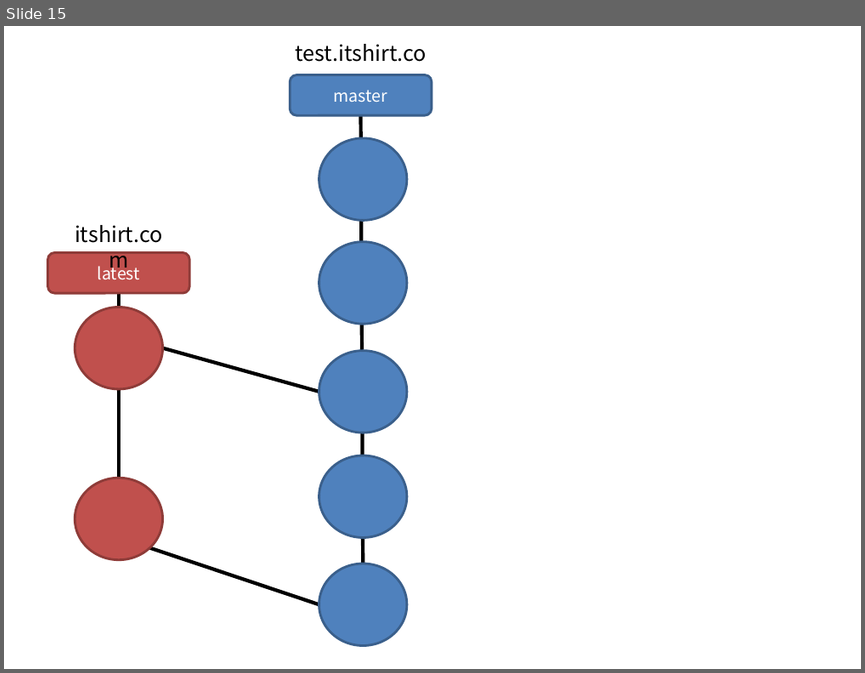
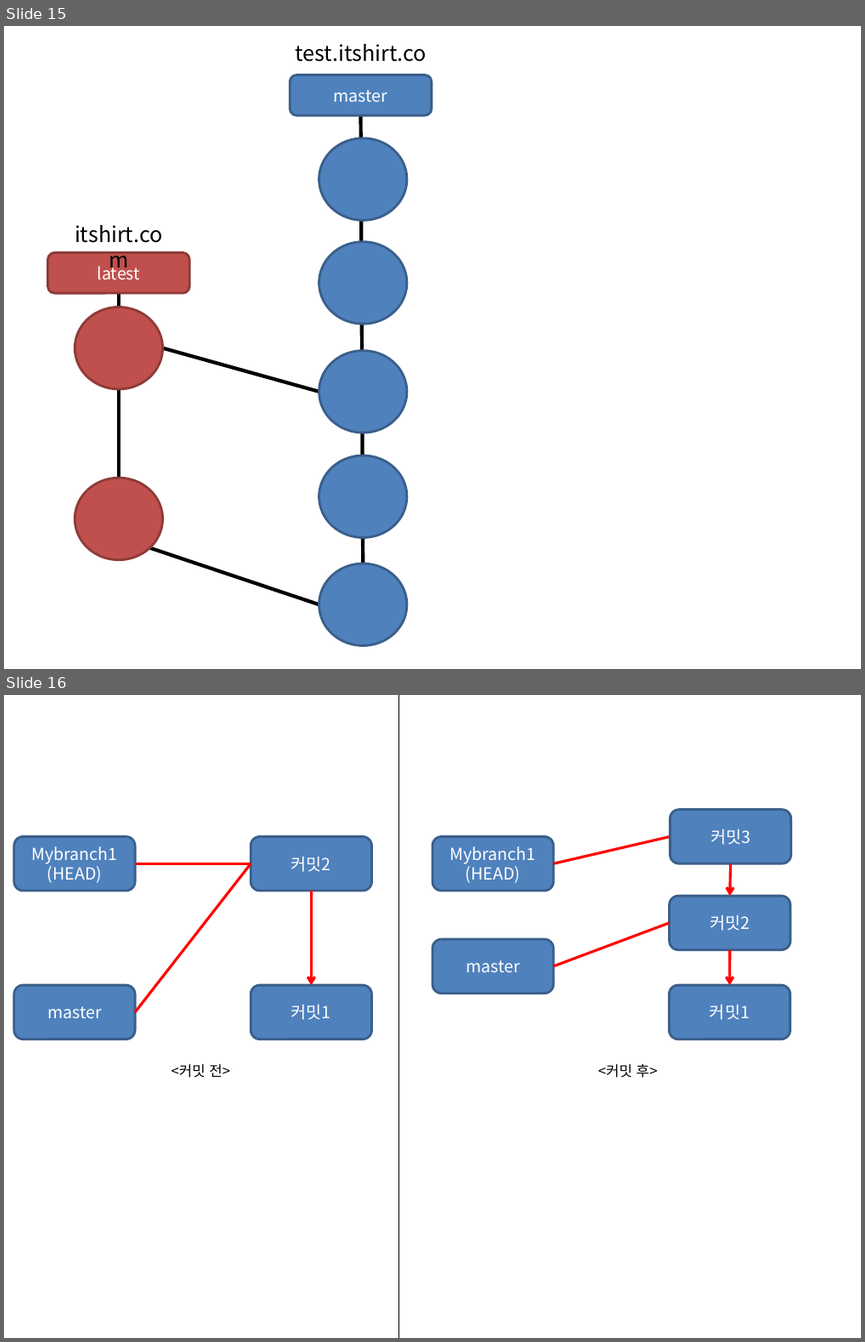
Before and after one commit to devToroko/git_study, a slide deck: 이미지작업.pptx. Shown one above the other, each under a label of ours: slide 15 before the commit, slides 15 and 16 after it. The pictures are 865x673 and 865x1342 pixels, drawn with LibreOffice and Linux fonts; fonts in the diff are those of the drawing. Boxes give left, top, right and bottom in pixels: in the first picture for what was removed or moved away, otherwise in the second. Text is boxed around its words. In the diff, an @@ line names an element or a change of style, - is before the commit and + after.

```diff
--- a/이미지작업.pptx
+++ b/이미지작업.pptx
@@ slide 16 added at bbox=[4, 695, 861, 1338], background #FFFFFF @@
@@ line added from (399, 695) to (399, 1338), #000000 0.75 pt @@
@@ rounded rectangle added at bbox=[670, 810, 790, 864], fill #4F81BD, outline #3A5F8C 2 pt, 14 pt, text #FFFFFF @@
+커밋3
@@ rounded rectangle added at bbox=[432, 836, 553, 891], fill #4F81BD, outline #3A5F8C 2 pt, 14 pt, text #FFFFFF @@
+Mybranch1
+(HEAD)
@@ line added from (553, 864) to (670, 836), #FF0000 2.25 pt @@
@@ arrow added from (731, 864) to (730, 896), #FF0000 2.25 pt @@
@@ group added at bbox=[14, 836, 371, 1038]: 4 rounded rectangles, 2 lines, 1 arrow @@
+master
+Mybranch1
+(HEAD)
+커밋2
+커밋1
@@ rounded rectangle added at bbox=[669, 896, 789, 949], fill #4F81BD, outline #3A5F8C 2 pt, 14 pt, text #FFFFFF @@
+커밋2
@@ line added from (553, 966) to (669, 923), #FF0000 2.25 pt @@
@@ rounded rectangle added at bbox=[432, 939, 553, 993], fill #4F81BD, outline #3A5F8C 2 pt, 14 pt, text #FFFFFF @@
+master
@@ arrow added from (730, 949) to (730, 985), #FF0000 2.25 pt @@
@@ rounded rectangle added at bbox=[669, 985, 789, 1038], fill #4F81BD, outline #3A5F8C 2 pt, 14 pt, text #FFFFFF @@
+커밋1
@@ text added at bbox=[171, 1064, 230, 1077], 12 pt, text #000000 @@
+<커밋 전>
@@ text added at bbox=[598, 1064, 658, 1077], 12 pt, text #000000 @@
+<커밋 후>
```
Also in this commit, not shown: 7 other slides added, 37 other files.
